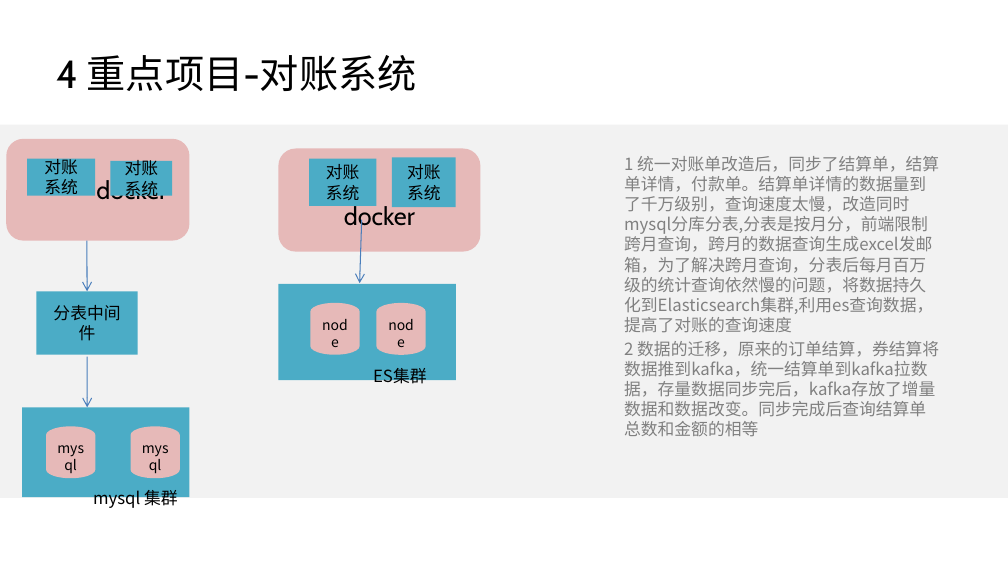
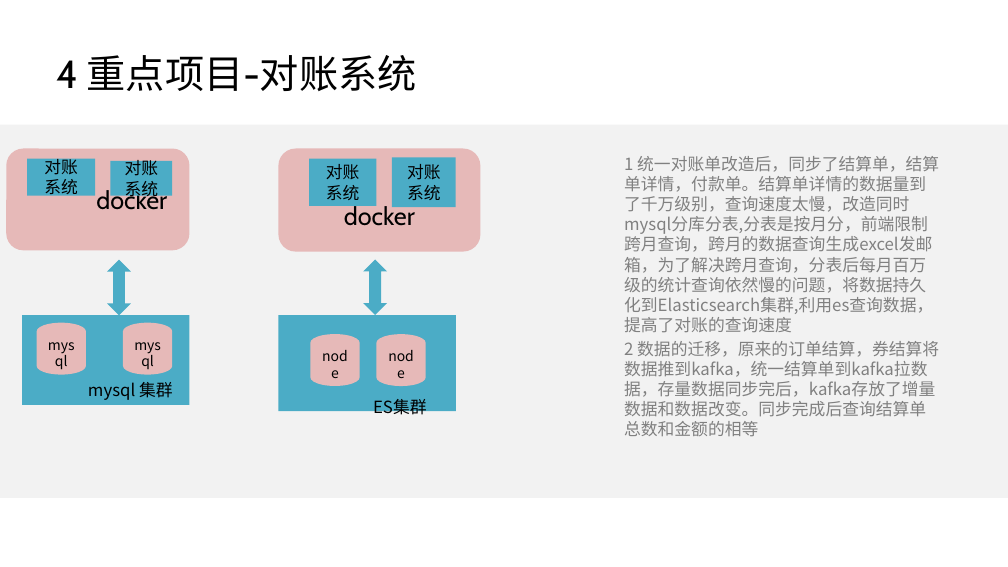
Before and after one commit to wl1990/disuser_wr, a slide deck: slide 9 of src/doc/职级评审_商城技术部-王雷.pptx (slide 8 before the commit). Drawn at 1008x567 pixels with LibreOffice and Linux fonts; fonts in the diff are those of the drawing; background and template pictures are left out. Boxes give left, top, right and bottom in pixels: in the first picture for what was removed or moved away, otherwise in the second. Text is boxed around its words. In the diff, an @@ line names an element or a change of style, - is before the commit and + after.

Commit message:
2017 06 15

```diff
--- a/src/doc/职级评审_商城技术部-王雷.pptx
+++ b/src/doc/职级评审_商城技术部-王雷.pptx
@@ rounded rectangle "docker": place and size @@
-rounded rectangle "docker" at (6,139,190,241)
+rounded rectangle "docker" at (6,148,190,250)
@@ arrow removed from (362, 220) to (360, 283) @@
@@ arrow removed from (87, 241) to (87, 291) @@
@@ up down arrow added at (107,260,131,316), fill #4BACC6 @@
@@ up down arrow added at (363,259,387,314), fill #4BACC6 @@
@@ rectangle removed at (36,291,137,355) @@
-分表中间件
@@ rectangle: place and size @@
-rectangle at (22,407,190,497)
+rectangle at (22,316,190,405)
@@ cylinder "mysql": place and size @@
-cylinder "mysql" at (46,426,96,478)
+cylinder "mysql" at (36,323,86,374)
@@ cylinder "mysql": place and size @@
-cylinder "mysql" at (131,426,180,478)
+cylinder "mysql" at (123,323,172,374)
@@ 2 cylinders, 1 text, 1 rectangle: place and size @@
-2 cylinders, 1 text, 1 rectangle at (278,284,456,387)
+2 cylinders, 1 text, 1 rectangle at (278,316,456,418)
@@ arrow removed from (87, 357) to (88, 407) @@
@@ text "mysql 集群": place and size @@
-text "mysql 集群" at (93,490,178,509)
+text "mysql 集群" at (88,382,173,400)
```
Also in this commit, not shown: 1 slide added.
